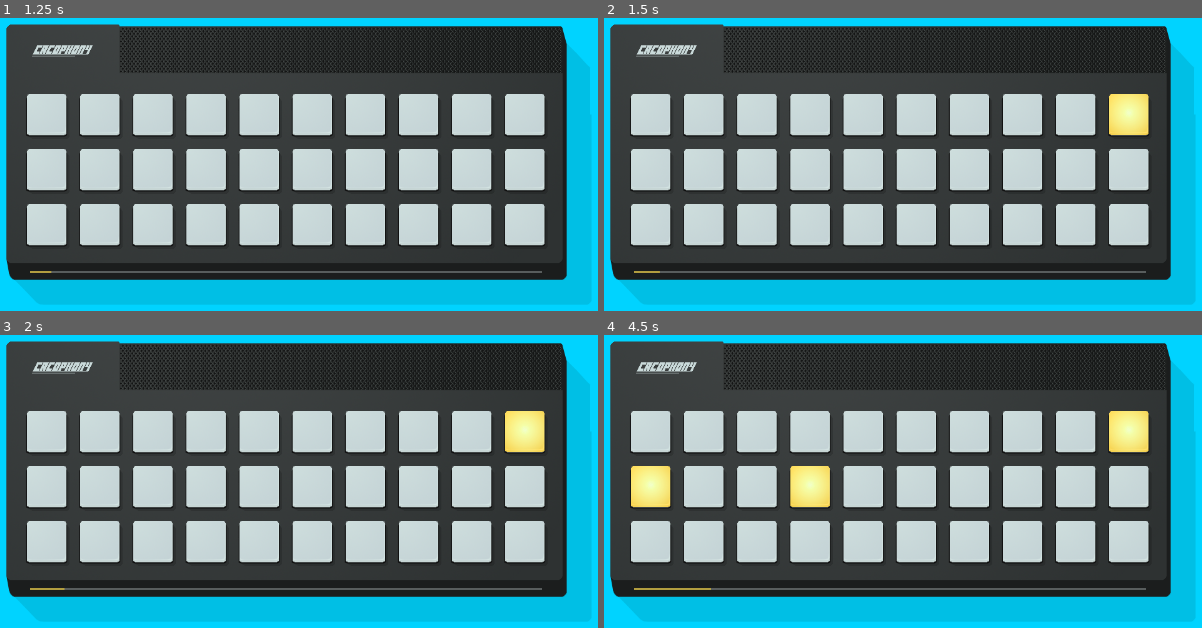
Above: before the commit, frames 1-4 (two rows, left to right).
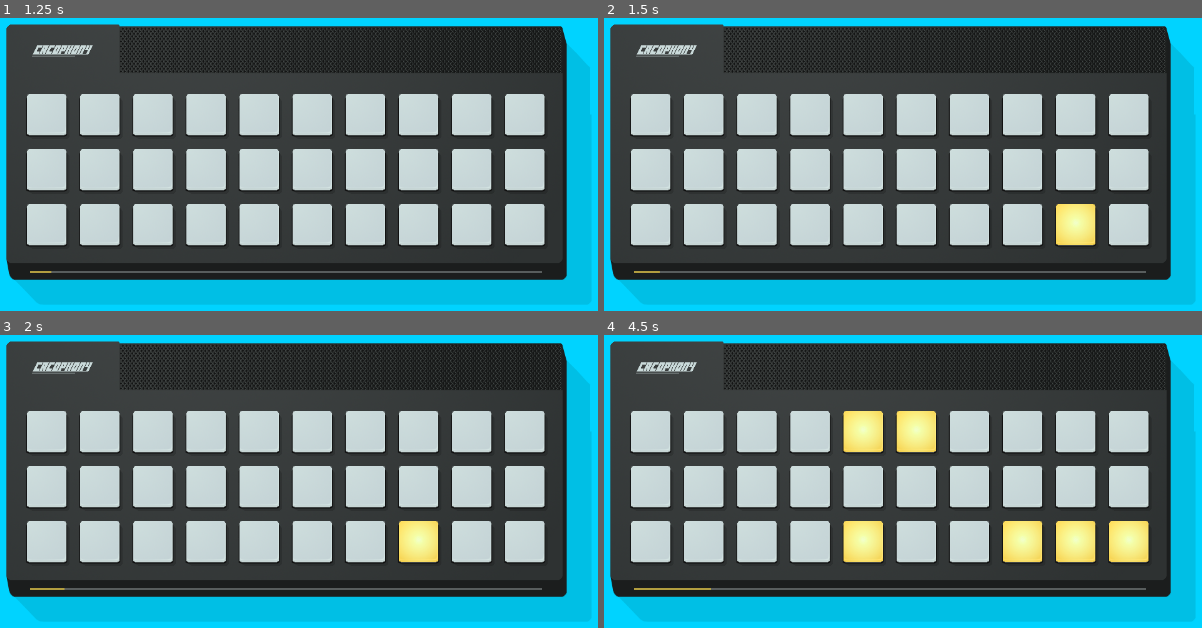
Above: after the commit, the same moments.

Repository: winterbeak/cacophony-t35x
Game: Godot game, scene res://scenes/Main.tscn
Same seed, same stepped clock (60 frames per second), same inputs: the game is played once before the commit and once after it.
Inputs:
- Up to frame 1 (1.25 s): tap Enter at 0.5 s
- Up to frame 2 (1.5 s): tap Space at 1.25 s
- Up to frame 3 (2 s): no input
- Up to frame 4 (4.5 s): tap Enter at 2.75, 4.25 s; tap Space at 3.5 s

Frame 1 is identical in both runs. In frame 2, 1.9% of the frame differs, in the area x 75-92%, y 25-78%; in frame 3, 1.8%; in frame 4, 8.4%, in the area x 4-92%, y 25-78%.

Commit message:
Add mode for bag shuffled sequence of components

Diff:
--- a/Analog Cacophony/scripts/Grid.gd
+++ b/Analog Cacophony/scripts/Grid.gd
@@ -65,6 +65,7 @@
 
 func start():
 	started = true
+	beat_sequence.shuffle()
 	beat_keeper.start(BEAT_TIME)
 
 func activate_fixed_sequence():
@@ -72,5 +73,34 @@
 	current_beat += 1
 	current_beat %= len(beat_sequence)
 
+# If you use this sequence, make sure to shuffle the bag in start()
+func activate_bag_randomizer():
+	beat_sequence[current_beat].activate(5)
+
+	current_beat += 1
+	if current_beat == len(beat_sequence):
+		current_beat = 0
+		shuffle_bag()
+
+func shuffle_bag():
+	# We randomize so that the last three of the previous bag won't appear in the first three
+	# of the next; this is to prevent a module from repeating too close to itself
+	var last_three = []
+	for i in range(len(beat_sequence) - 3, len(beat_sequence)):
+		last_three.append(beat_sequence[i])
+	var rest = []
+	for i in range(len(beat_sequence) - 3):
+		rest.append(beat_sequence[i])
+
+	rest.shuffle()
+
+	beat_sequence = []
+	for i in range(3):
+		beat_sequence.append(rest.pop_front())
+		rest.append(last_three.pop_back())
+	rest.shuffle()
+	for i in range(len(rest)):
+		beat_sequence.append(rest.pop_back())
+
 func _on_BeatKeeper_timeout():
-	activate_fixed_sequence()
+	activate_bag_randomizer()
